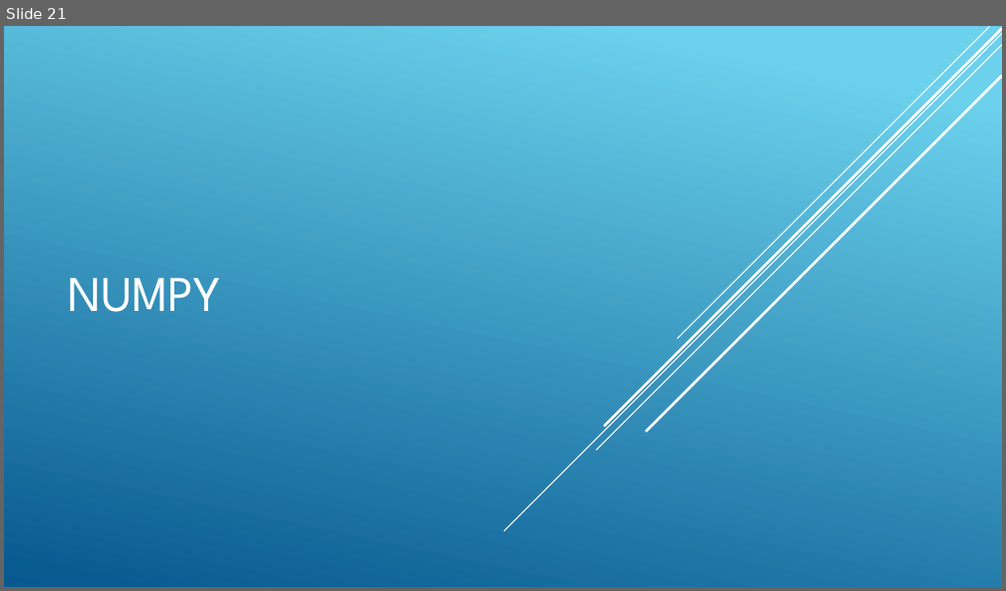
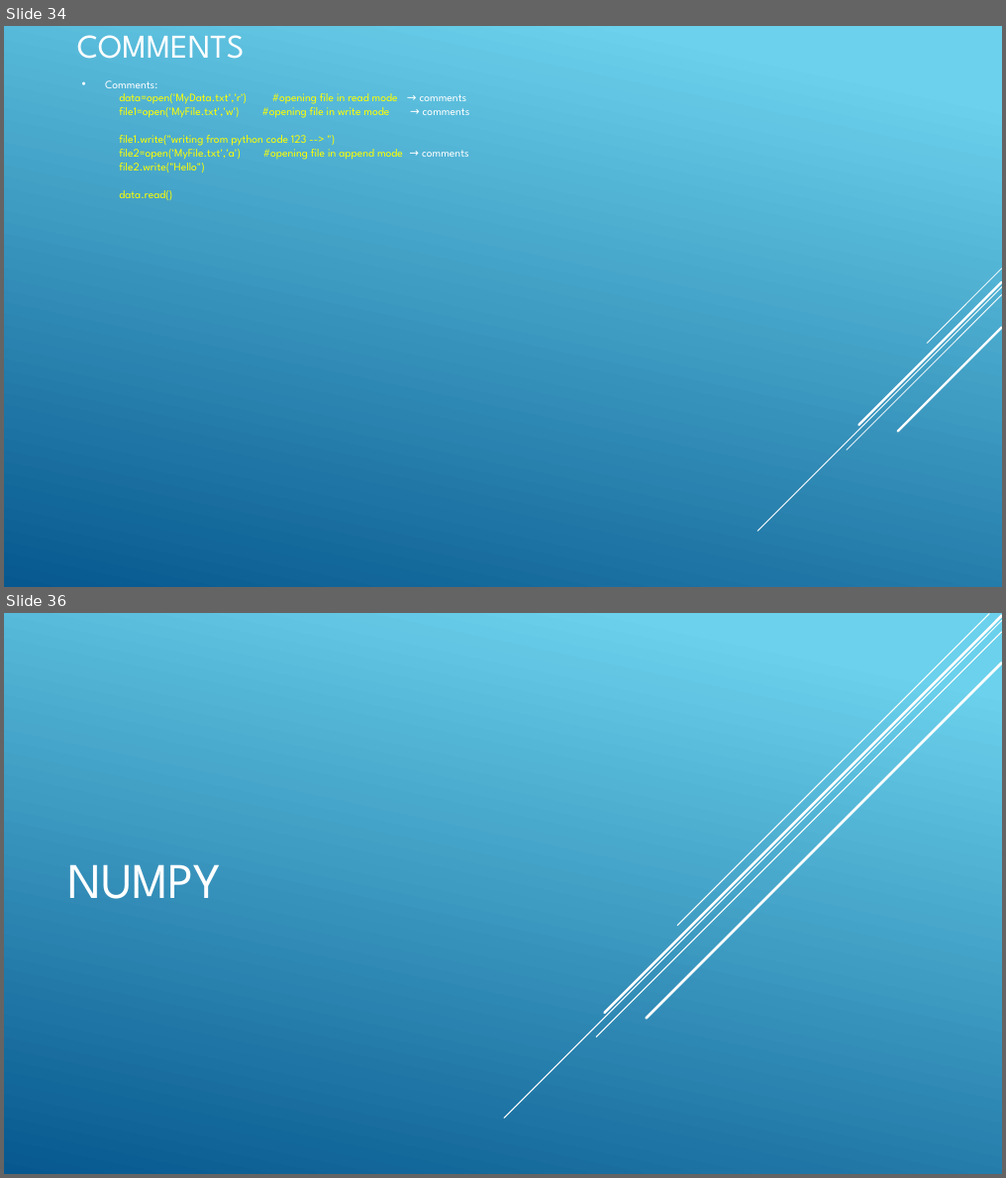
Before and after one commit to tvkatgit/DataScience-Python, a slide deck: Python.pptx. Shown one above the other, each under a label of ours: slide 21 before the commit, slides 34 and 36 after it; the slides between them are not shown. The pictures are 1006x591 and 1006x1178 pixels, drawn with LibreOffice and Linux fonts; fonts in the diff are those of the drawing. Boxes give left, top, right and bottom in pixels: in the first picture for what was removed or moved away, otherwise in the second. Text is boxed around its words. In the diff, an @@ line names an element or a change of style, - is before the commit and + after.

```diff
--- a/Python.pptx
+++ b/Python.pptx
@@ slide 34 added at (4,26,1002,587), background gradient #6ED2EB to #06588E @@
@@ text added at (77,35,245,59), 32 pt, text #FFFFFF @@
+COMMENTS
@@ text added at (105,80,470,200), 11 pt, text #FFFF00 @@
+• Comments:
+  data=open('MyData.txt','r') #opening file in read mode → comments
+  file1=open('MyFile.txt','w') #opening file in write mode → comments
+  file1.write("writing from python code 123 --> ")
+  file2=open('MyFile.txt','a') #opening file in append mode → comments
+  file2.write("Hello")
+  data.read()
@@ group added at (757,269,1002,531): 5 lines @@
@@ what was slide 21 is now slide 36 @@
```
Also in this commit, not shown: 4 slides changed, 14 other slides added.
